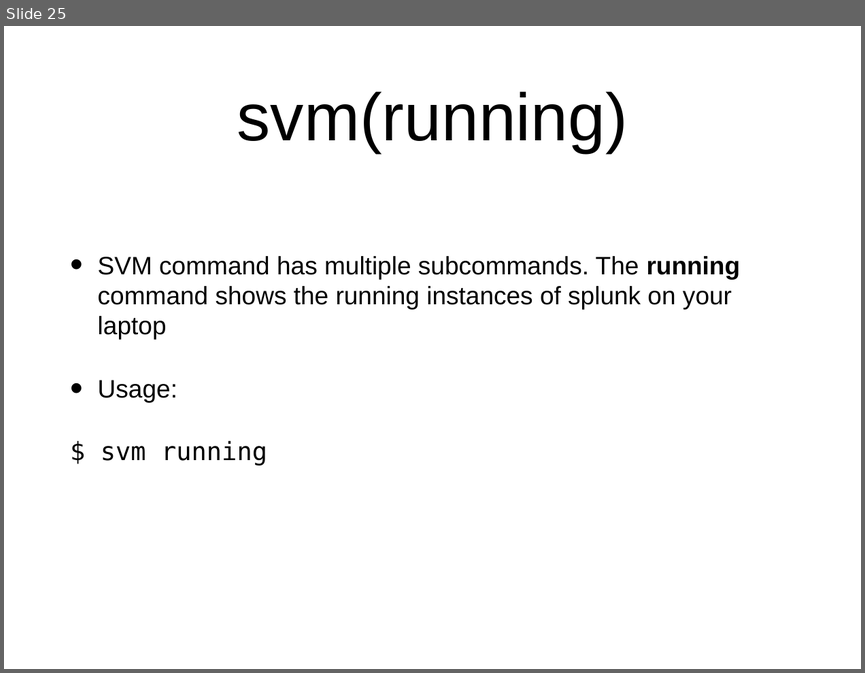
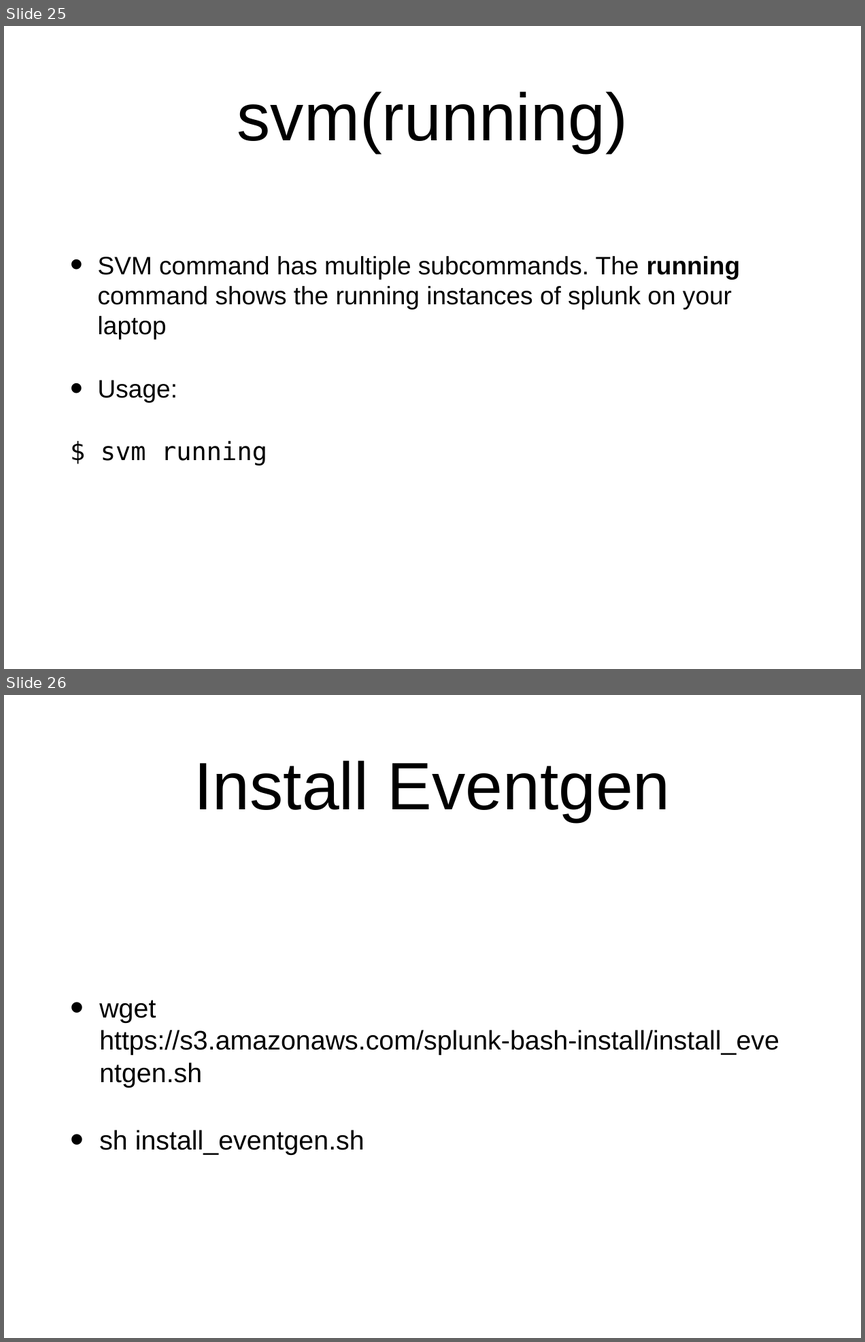
Before and after one commit to amiracle/splunk-bash, a slide deck: splunk-bash.pptx. Shown one above the other, each under a label of ours: slide 25 before the commit, slides 25 and 26 after it. The pictures are 865x673 and 865x1342 pixels, drawn with LibreOffice and Linux fonts; fonts in the diff are those of the drawing. Boxes give left, top, right and bottom in pixels: in the first picture for what was removed or moved away, otherwise in the second. Text is boxed around its words. In the diff, an @@ line names an element or a change of style, - is before the commit and + after.

```diff
--- a/splunk-bash.pptx
+++ b/splunk-bash.pptx
@@ slide 26 added at (4, 695, 861, 1338), background #FFFFFF @@
@@ title added at (194, 760, 670, 821), 80 pt, text #000000 @@
+Install Eventgen
@@ text added at (99, 1000, 779, 1154), 32 pt, text #000000 @@
+• wget https://s3.amazonaws.com/splunk-bash-install/install_eventgen.sh
+• sh install_eventgen.sh
```
Also in this commit, not shown: 3 other files.
